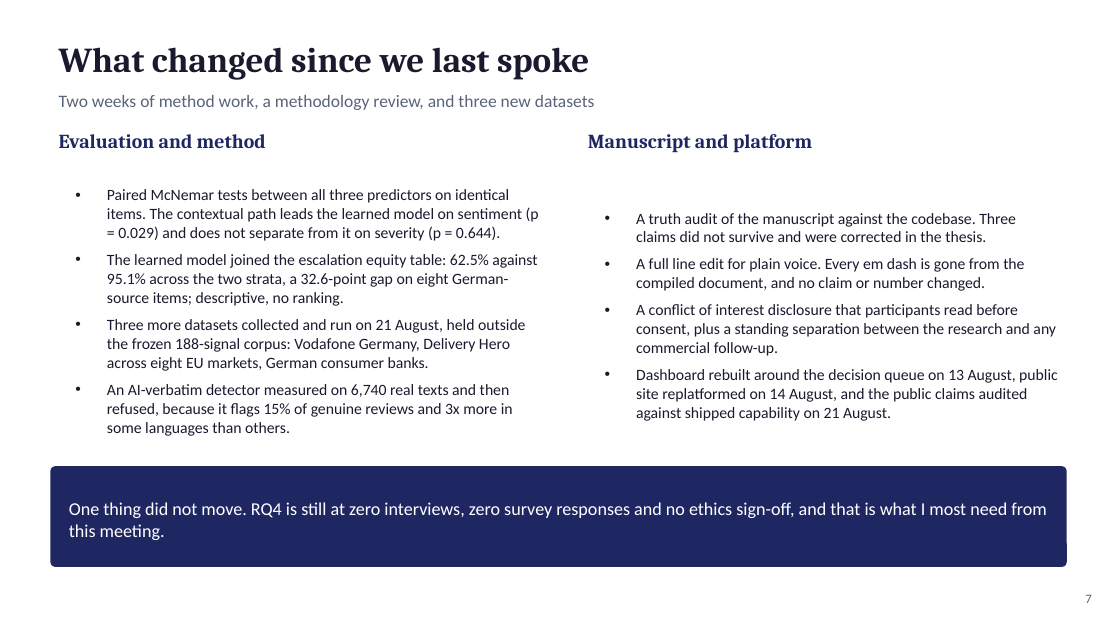
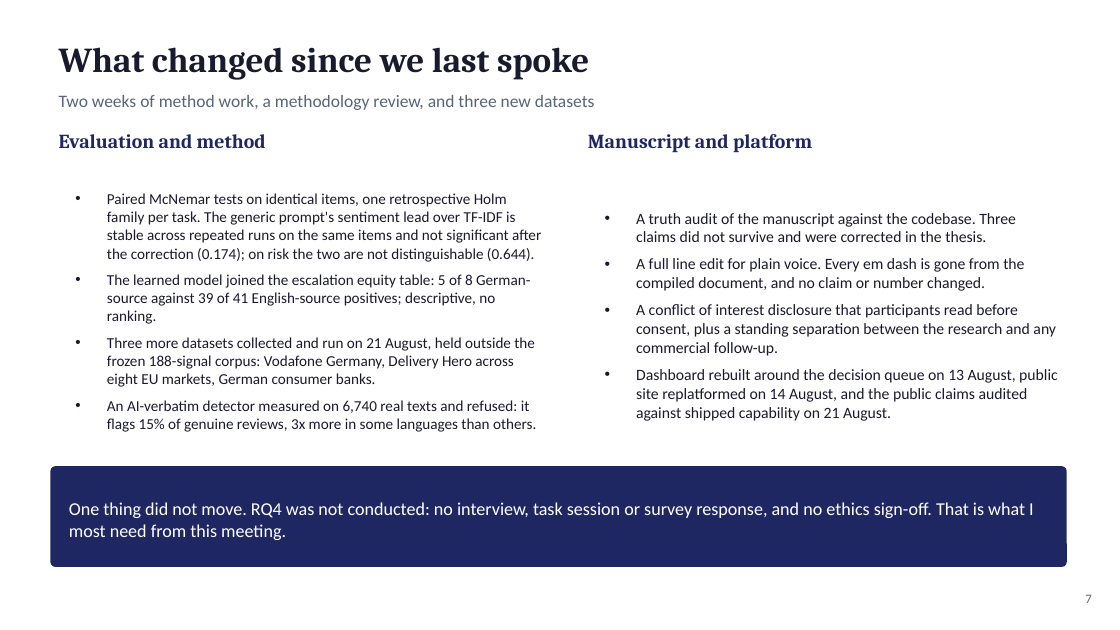
Before and after one commit to fogu13/CLARA, a slide deck: slide 7 of thesis/defense/defense_deck.pptx. Drawn at 1120x630 pixels with LibreOffice and Linux fonts; fonts in the diff are those of the drawing. Boxes give left, top, right and bottom in pixels: in the first picture for what was removed or moved away, otherwise in the second. Text is boxed around its words. In the diff, an @@ line names an element or a change of style, - is before the commit and + after.

```diff
--- a/thesis/defense/defense_deck.pptx
+++ b/thesis/defense/defense_deck.pptx
@@ text at [107,193,541,324]: text changed; size 13.5 to 13 pt @@
-• Paired McNemar tests between all three predictors on identical items. The contextual path leads the learned model on sentiment (p = 0.029) and does not separate from it on severity (p = 0.644).
-• The learned model joined the escalation equity table: 62.5% against 95.1% across the two strata, a 32.6-point gap on eight German-source items; descriptive, no ranking.
+• Paired McNemar tests on identical items, one retrospective Holm family per task. The generic prompt's sentiment lead over TF-IDF is stable across repeated runs on the same items and not significant after the correction (0.174); on risk the two are not distinguishable (0.644).
+• The learned model joined the escalation equity table: 5 of 8 German-source against 39 of 41 English-source positives; descriptive, no ranking.
@@ text at [107,337,535,387]: size 13.5 to 13 pt in "Three more datasets collected and run on ..." @@
@@ text at [107,400,536,432]: text changed; size 13.5 to 13 pt @@
-• An AI-verbatim detector measured on 6,740 real texts and then refused, because it flags 15% of genuine reviews and 3x more in some languages than others.
+• An AI-verbatim detector measured on 6,740 real texts and refused: it flags 15% of genuine reviews, 3x more in some languages than others.
@@ text at [69,502,1034,540]: text changed @@
-One thing did not move. RQ4 is still at zero interviews, zero survey responses and no ethics sign-off, and that is what I most need from this meeting.
+One thing did not move. RQ4 was not conducted: no interview, task session or survey response, and no ethics sign-off. That is what I most need from this meeting.
```
Also in this commit, not shown: 18 other slides changed, 6 other files.
